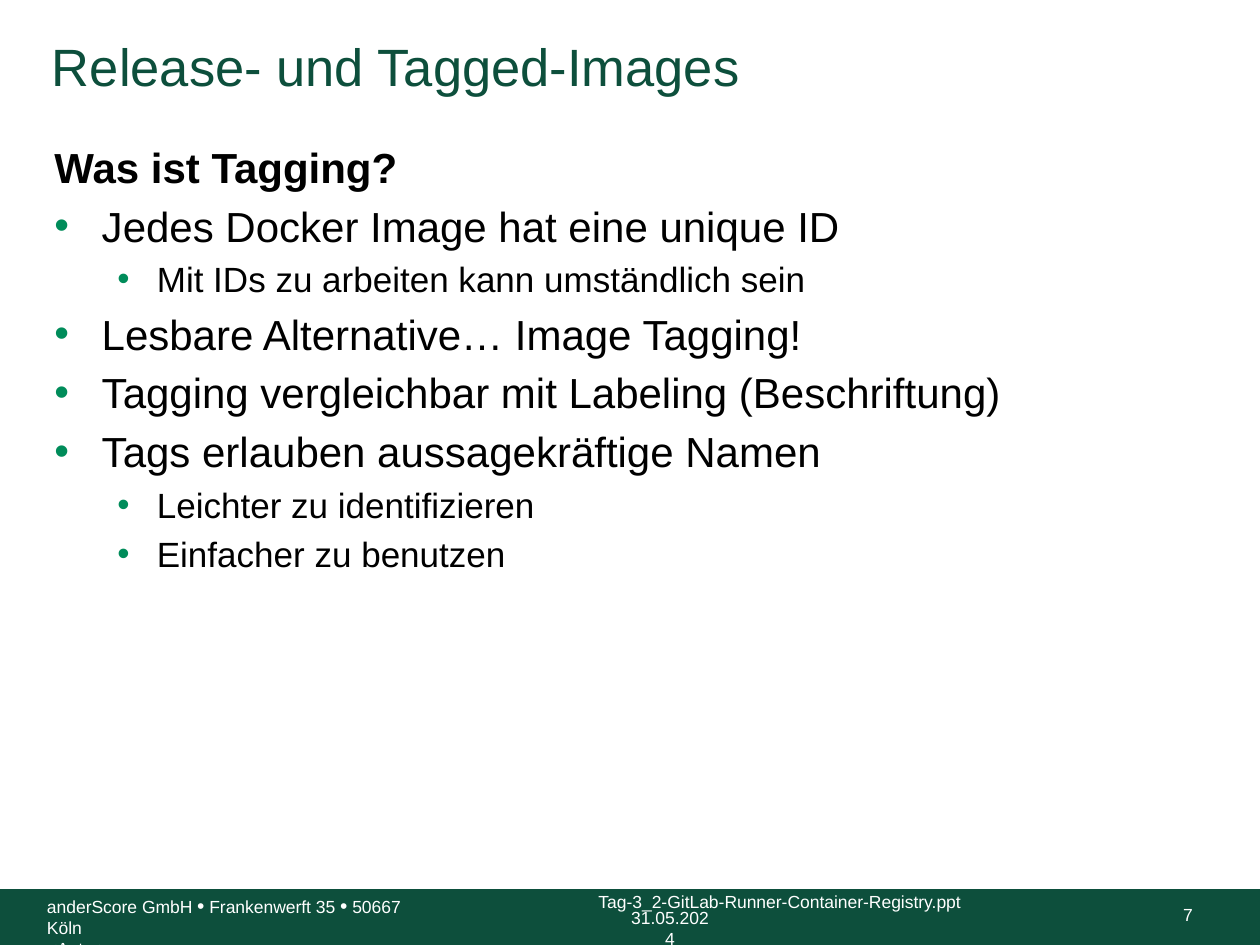
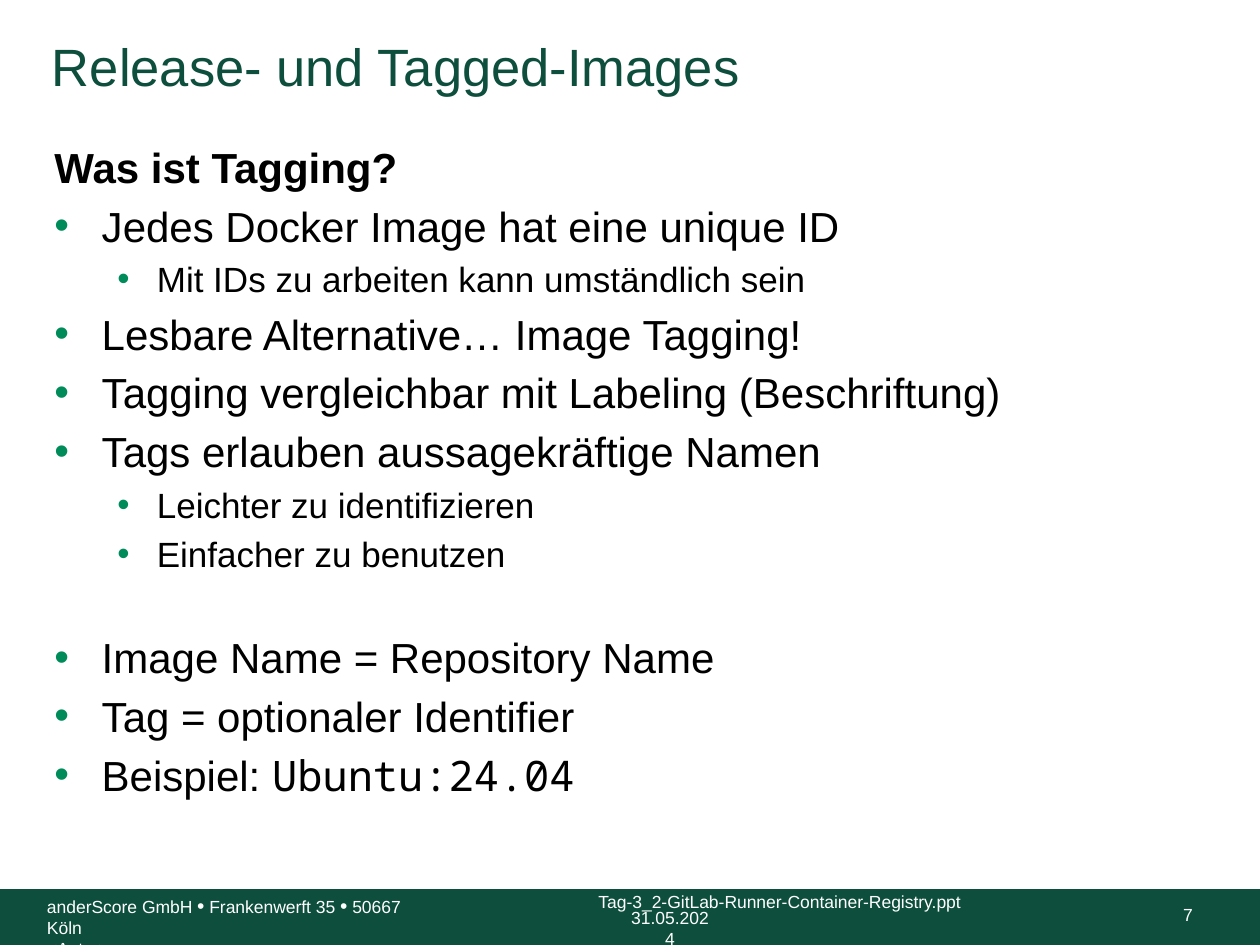
Before and after one commit to anderscore-gmbh/gitlab, a slide deck: slide 7 of slides/Tag-3_3-Release-und-Tagged-Images.pptx. Drawn at 1260x945 pixels with LibreOffice and Linux fonts; fonts in the diff are those of the drawing; background and template pictures are left out. Boxes give left, top, right and bottom in pixels: in the first picture for what was removed or moved away, otherwise in the second. Text is boxed around its words. In the diff, an @@ line names an element or a change of style, - is before the commit and + after.

```diff
--- a/slides/Tag-3_3-Release-und-Tagged-Images.pptx
+++ b/slides/Tag-3_3-Release-und-Tagged-Images.pptx
@@ text at [102,642,714,799]: paragraphs added @@
+• Image Name = Repository Name
+• Tag = optionaler Identifier
+• Beispiel: Ubuntu:24.04
```
Also in this commit, not shown: 1 other slide changed, 4 slides added.
